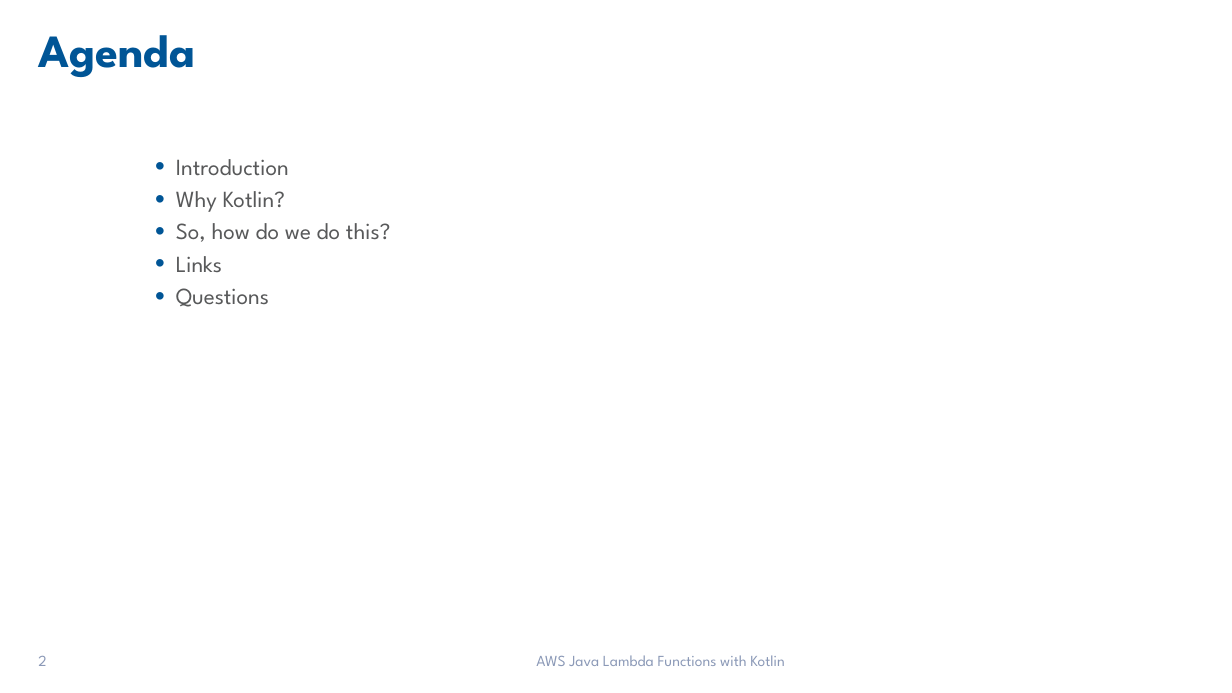
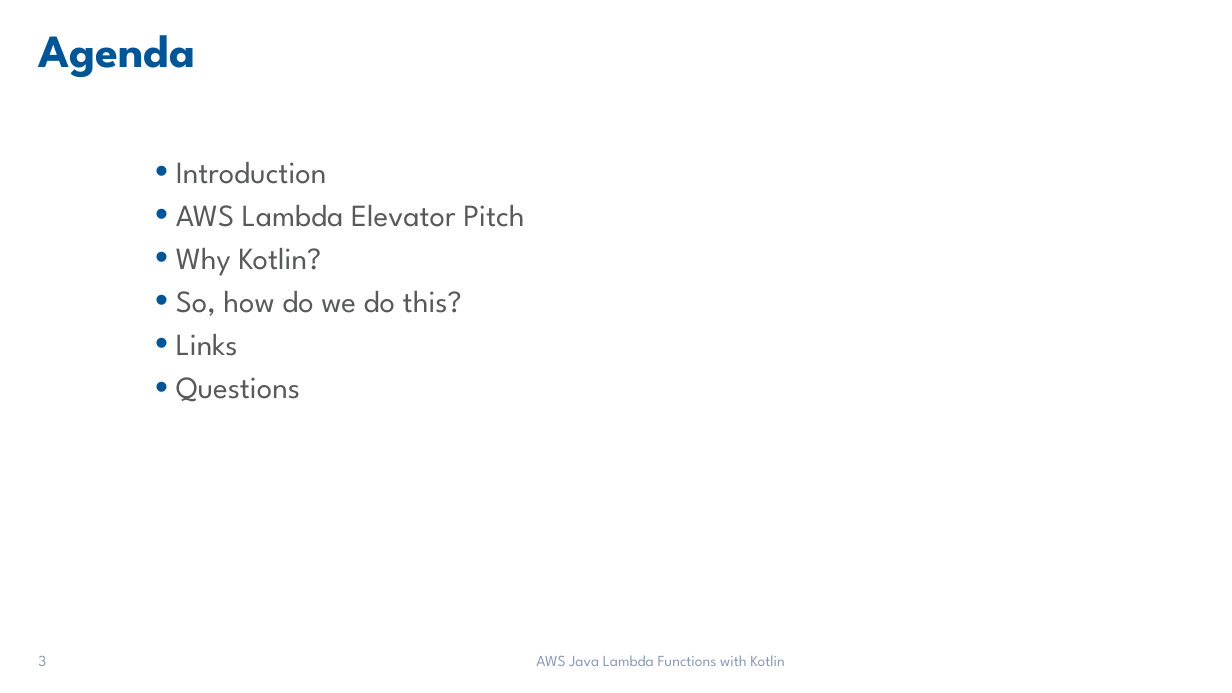
Before and after one commit to jkwuc89/Presentations, a slide deck: slide 3 of AWS Java Lambda Functions with Kotlin.pptx (slide 2 before the commit). Drawn at 1232x693 pixels with LibreOffice and Linux fonts; fonts in the diff are those of the drawing; background and template pictures are left out. Boxes give left, top, right and bottom in pixels: in the first picture for what was removed or moved away, otherwise in the second. Text is boxed around its words. In the diff, an @@ line names an element or a change of style, - is before the commit and + after.

```diff
--- a/AWS Java Lambda Functions with Kotlin.pptx
+++ b/AWS Java Lambda Functions with Kotlin.pptx
@@ text at (176,162,462,402): size 18 to 24 pt in "Introduction", "Why Kotlin?", "So, how do we do this?", "Links" and 1 more places; more space between paragraphs @@
@@ text at (176,205,524,227): paragraph added @@
+• AWS Lambda Elevator Pitch
@@ page number at (38,656,46,666): text changed @@
-2
+3
```
Also in this commit, not shown: 4 other slides changed, 4 slides added.
